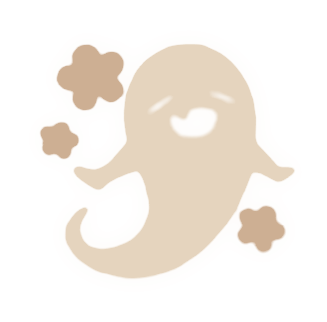
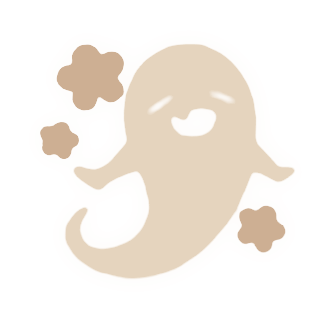
The second (327, 322) image is a revision of the first. Changes to its layers:
hid group "Masks" (2 layers), moved it above "Ghost" over [left=39, top=44, right=286, bottom=254]
painted on "Ghost", masked it over [left=64, top=44, right=286, bottom=254]
painted on "Flowers", masked it over [left=39, top=44, right=286, bottom=254]
